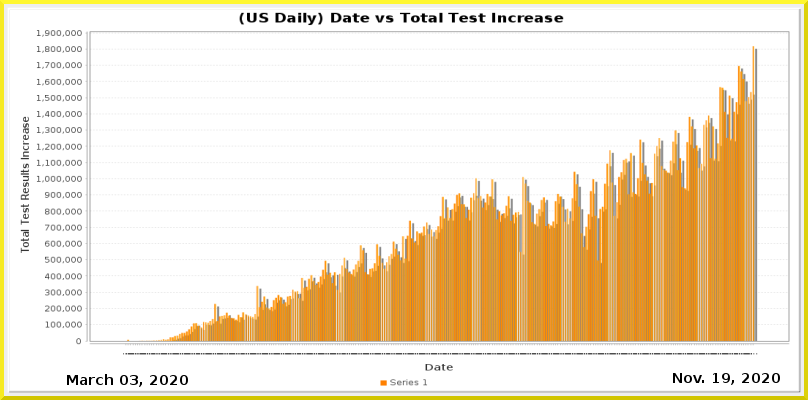
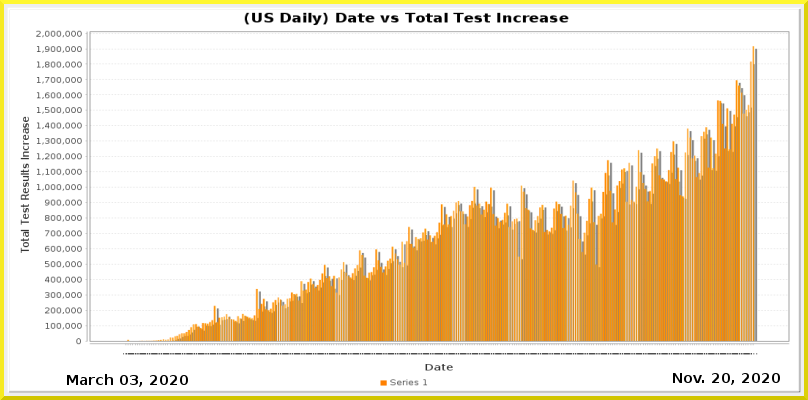
Layer changes from the first (808, 400) image to the second:
painted on "Current Date" over 712, 373, 730, 383
painted on "Date_vs_TestIncrease.png" over 36, 12, 788, 355
